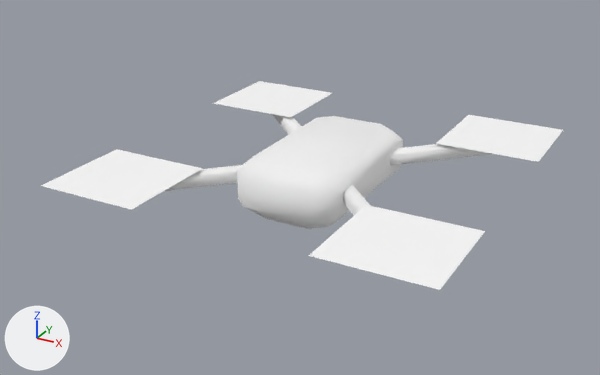
The glTF model 3d/models/drone.glb, before and after one commit.
Before and after are seen from a 50 mm lens placed at (4.0, -7.84, 3.63), pointed at (-0.2, -0.2, -0.19). The lights are fixed; the arrows at lower left show +X, +Y and +Z. Vertices at the same position are counted once.

The first picture shows 'cube-higherpoly'.
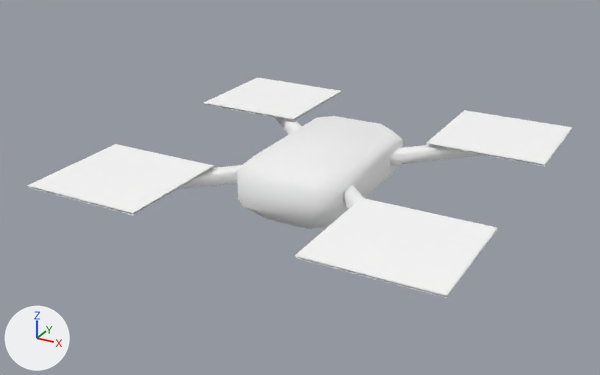
Location of each change, (x1, y1, x2, y2) in pixels of the pictures (600 x 375 px):
'cube-higherpoly', reshaped: before (41, 81, 563, 290); after (27, 77, 573, 298)

What the commit changed:
me_cube_006 is used by ob_cube_higherpoly; location (0.0, 0.0, 0.0).
me_cube_006 had 112 vertices, 180 faces and spanned x -2.18..2.18, y -2.18..2.18, z -0.32..0.32.
me_cube_006 now has 128 vertices, 188 faces and spans x -2.27..2.27, y -2.27..2.27, z -0.32..0.32.
Part 1, on me_cube_006:
4 vertices in x -0.98..2.18, y -0.98..2.18, z 0.17 move by (0.09, 0.09, 0.0).
4 vertices in x -2.18..0.98, y -0.98..2.18, z 0.17 move by (-0.09, 0.09, 0.0).
4 vertices in x -0.98..2.18, y -2.18..0.98, z 0.17 move by (0.09, -0.09, 0.0).
4 vertices in x -2.18..0.98, y -2.18..0.98, z 0.17 move by (-0.09, -0.09, 0.0).
8 vertices are added at x -2.27..0.89, y -2.27..2.27, z 0.19.
8 new vertices lie (1.38, 0.0, 0.0) away from vertices in x -2.27..0.89, y -2.27..2.27, z 0.19.
8 new faces join them, mat_propeller (white #ffffff).
